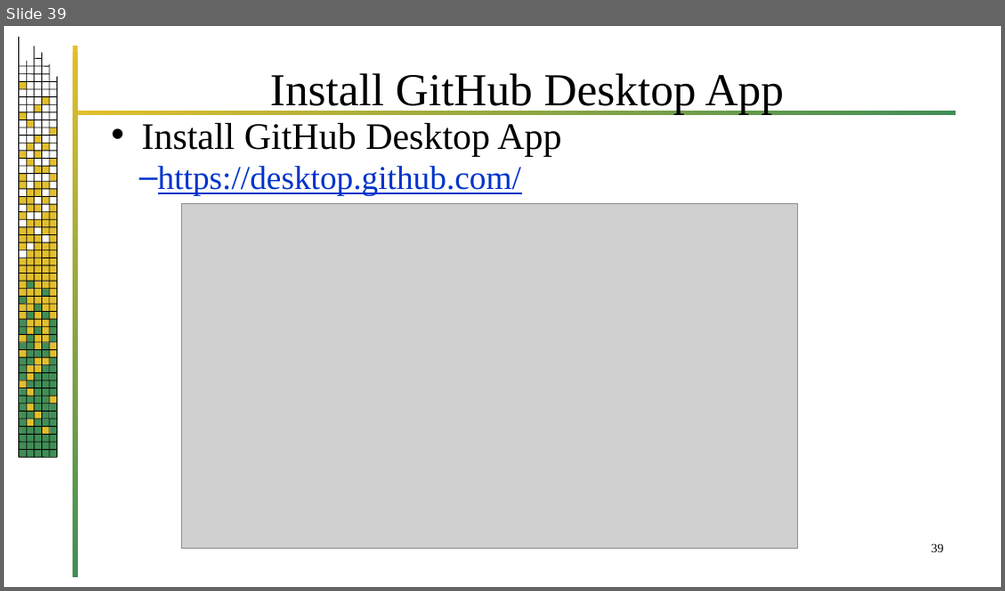
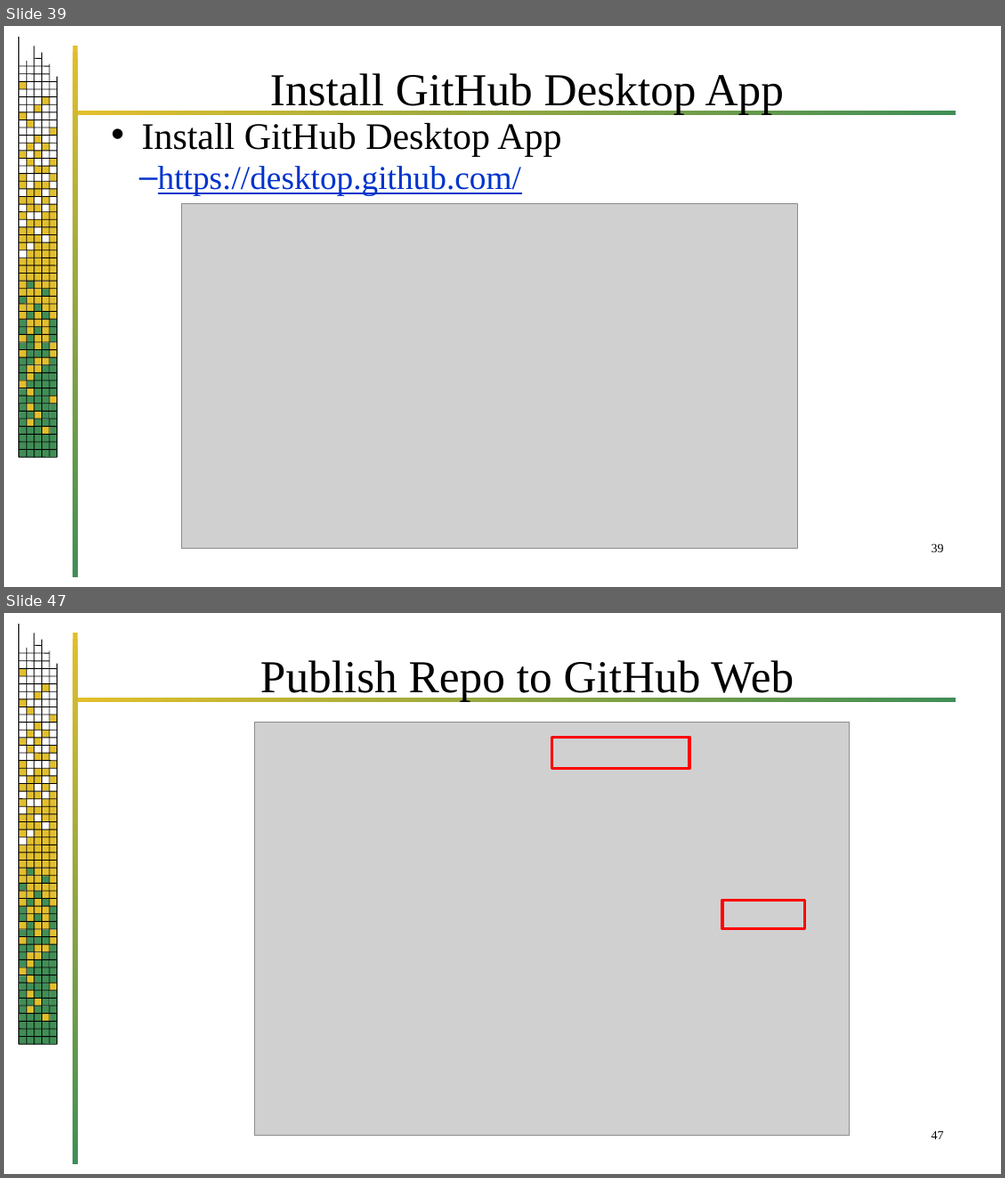
Before and after one commit to jrb28/git, a slide deck: 26bGit.pptx. Shown one above the other, each under a label of ours: slide 39 before the commit, slides 39 and 47 after it; the slides between them are not shown. The pictures are 1005x591 and 1005x1178 pixels, drawn with LibreOffice and Linux fonts; fonts in the diff are those of the drawing; grey boxes stand for pictures; background and template pictures are left out. Boxes give left, top, right and bottom in pixels: in the first picture for what was removed or moved away, otherwise in the second. Text is boxed around its words. In the diff, an @@ line names an element or a change of style, - is before the commit and + after.

```diff
--- a/26bGit.pptx
+++ b/26bGit.pptx
@@ slide 47 added at [4, 613, 1001, 1174], background #FFFFFF; not listed: 220 template elements that a slide beside it also shows @@
@@ title added at [260, 660, 793, 701], 44 pt, text #000000 @@
+Publish Repo to GitHub Web
@@ picture added at [254, 722, 849, 1135] @@
@@ rectangle added at [552, 737, 689, 769], outline #FF0000 3 pt @@
@@ rectangle added at [722, 900, 805, 929], outline #FF0000 3 pt @@
@@ page number added at [931, 1130, 944, 1139], 12 pt, text #000000 @@
+47
```
Also in this commit, not shown: 12 slides changed, 14 other slides added.
